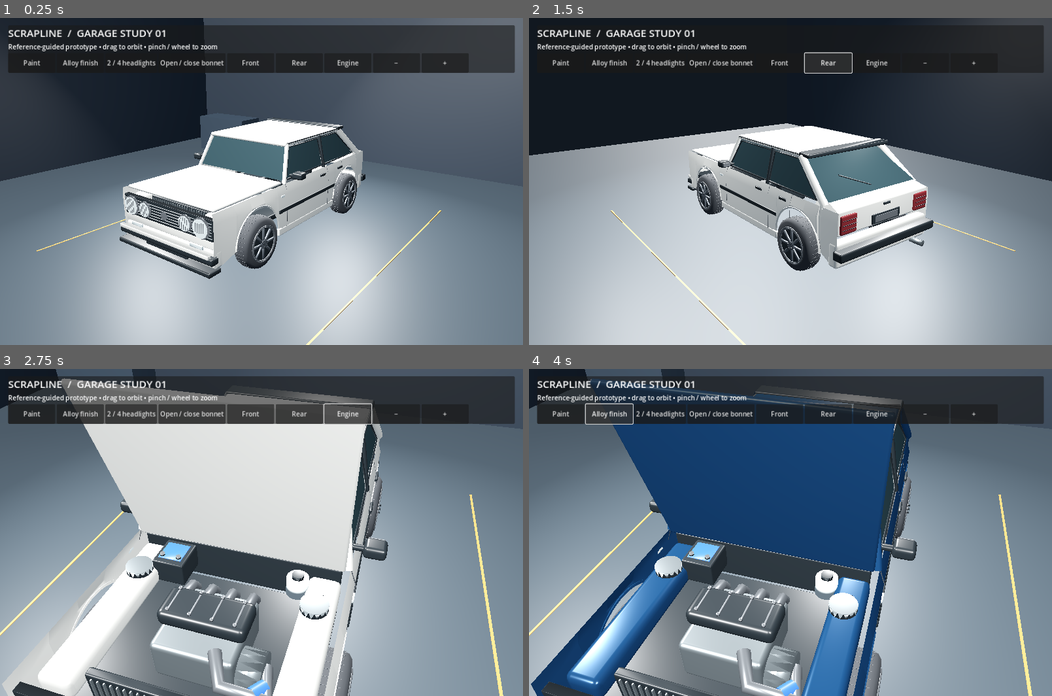
Above: before the commit, frames 1-4 (two rows, left to right).
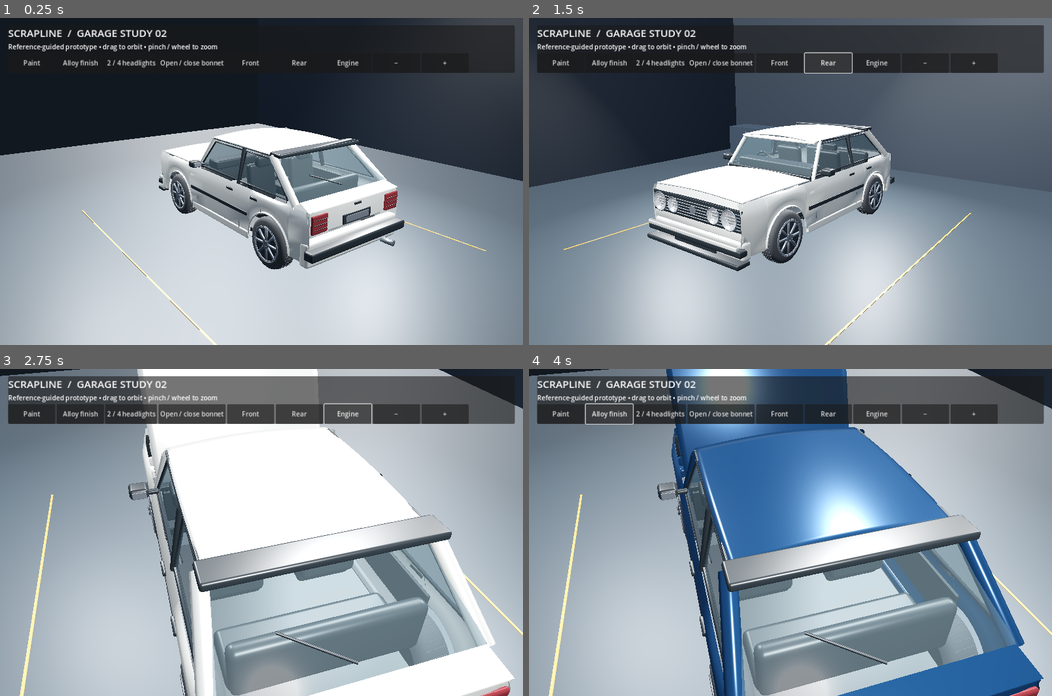
Above: after the commit, the same moments.

Repository: zjondreangermund/Scrapline
Game: Godot game, scene res://scenes/garage.tscn
The game is run twice, just before and just after one commit, with the same random seed, the same clock (stepped at 60 frames per second) and the same inputs.
Inputs:
- Up to frame 1 (0.25 s): no input
- Up to frame 2 (1.5 s): click "Front" at 0.5 s; click "Rear" at 1.25 s
- Up to frame 3 (2.75 s): click "Engine" at 2 s
- Up to frame 4 (4 s): click "Paint" at 2.75 s; click "Alloy finish" at 3.5 s

The runs differ from the first frame. In frame 1, 64% of the frame differs, in the area x 0-100%, y 0-100%; in frame 2, 65%; in frame 3, 74%; in frame 4, 78%.

Commit message:
Improve Citi body panels, glazing and garage materials; document remaining realism work

Diff:
--- a/game/scripts/garage.gd
+++ b/game/scripts/garage.gd
@@ -3,7 +3,7 @@
 const MODEL = preload("res://assets/scrapline_hatch.glb")
 var car: Node3D
 var camera: Camera3D
-var yaw := 0.65
+var yaw := PI - 0.65
 var pitch := 0.30
 var distance := 6.4
 var bonnet: Node3D
@@ -30,6 +30,16 @@
 	env.ambient_light_source = Environment.AMBIENT_SOURCE_COLOR
 	env.ambient_light_color = Color("b5c3d2")
 	env.ambient_light_energy = 0.65
+	# A reflected environment gives curved paint readable highlights.
+	var sky := Sky.new()
+	var sky_material := ProceduralSkyMaterial.new()
+	sky_material.sky_top_color = Color("141e30")
+	sky_material.sky_horizon_color = Color("bac9dc")
+	sky_material.ground_bottom_color = Color("11151c")
+	sky_material.ground_horizon_color = Color("667582")
+	sky.sky_material = sky_material
+	env.sky = sky
+	env.reflected_light_source = Environment.REFLECTION_SOURCE_SKY
 	env.tonemap_mode = Environment.TONE_MAPPER_FILMIC
 	environment.environment = env
 	add_child(environment)
@@ -41,6 +51,9 @@
 		if material and material.resource_name == "BodyPaint":
 			if not paint_material:
 				paint_material = material.duplicate()
+			paint_material.clearcoat_enabled = true
+			paint_material.clearcoat = 0.65
+			paint_material.clearcoat_roughness = 0.16
 			instance.material_override = paint_material
 		if instance.name.begins_with("AlloySpoke") or instance.name.begins_with("WheelHub"):
 			if not wheel_material:
@@ -106,7 +119,7 @@
 	var column := VBoxContainer.new()
 	panel.add_child(column)
 	var title := Label.new()
-	title.text = "SCRAPLINE  /  GARAGE STUDY 01"
+	title.text = "SCRAPLINE  /  GARAGE STUDY 02"
 	title.add_theme_font_size_override("font_size", 25)
 	column.add_child(title)
 	status = Label.new()
@@ -127,12 +140,12 @@
 		_apply_customization()
 		_save_customization())
 	_button(buttons, "Open / close bonnet", _toggle_bonnet)
-	_button(buttons, "Front", func(): yaw = 0.65; _update_camera())
-	_button(buttons, "Rear", func(): yaw = PI - 0.65; _update_camera())
+	_button(buttons, "Front", func(): yaw = PI - 0.65; pitch = 0.25; distance = 6.4; _update_camera())
+	_button(buttons, "Rear", func(): yaw = 0.65; pitch = 0.25; distance = 6.4; _update_camera())
 	_button(buttons, "Engine", func():
 		bonnet_open = false
 		_toggle_bonnet()
-		yaw = 0.3
+		yaw = PI - 0.3
 		pitch = 0.65
 		distance = 3.5
 		_update_camera())
Binary file changed: game/assets/scrapline_hatch.glb
Not shown, changed: docs/GARAGE_STUDY.md
